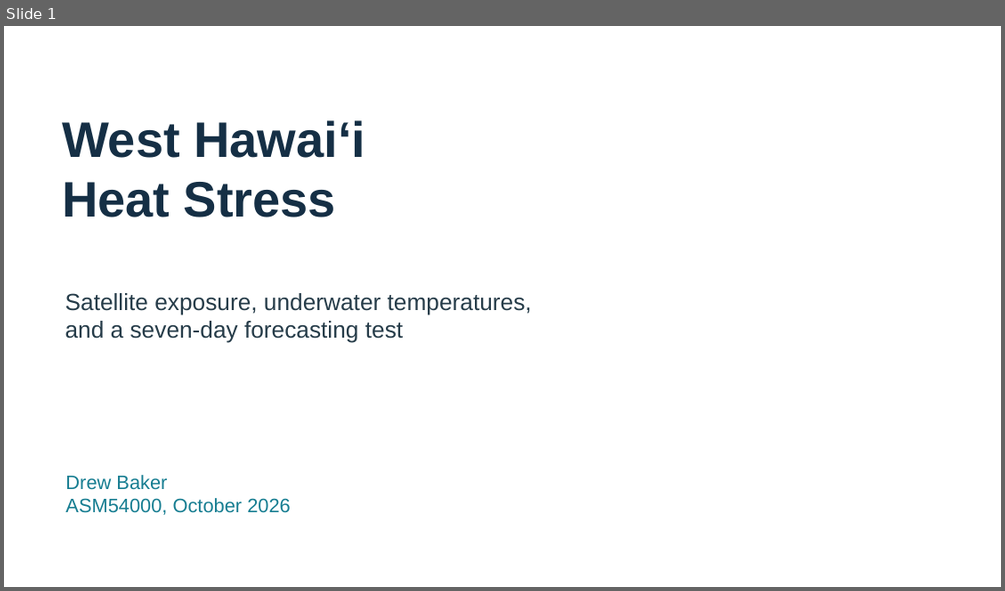
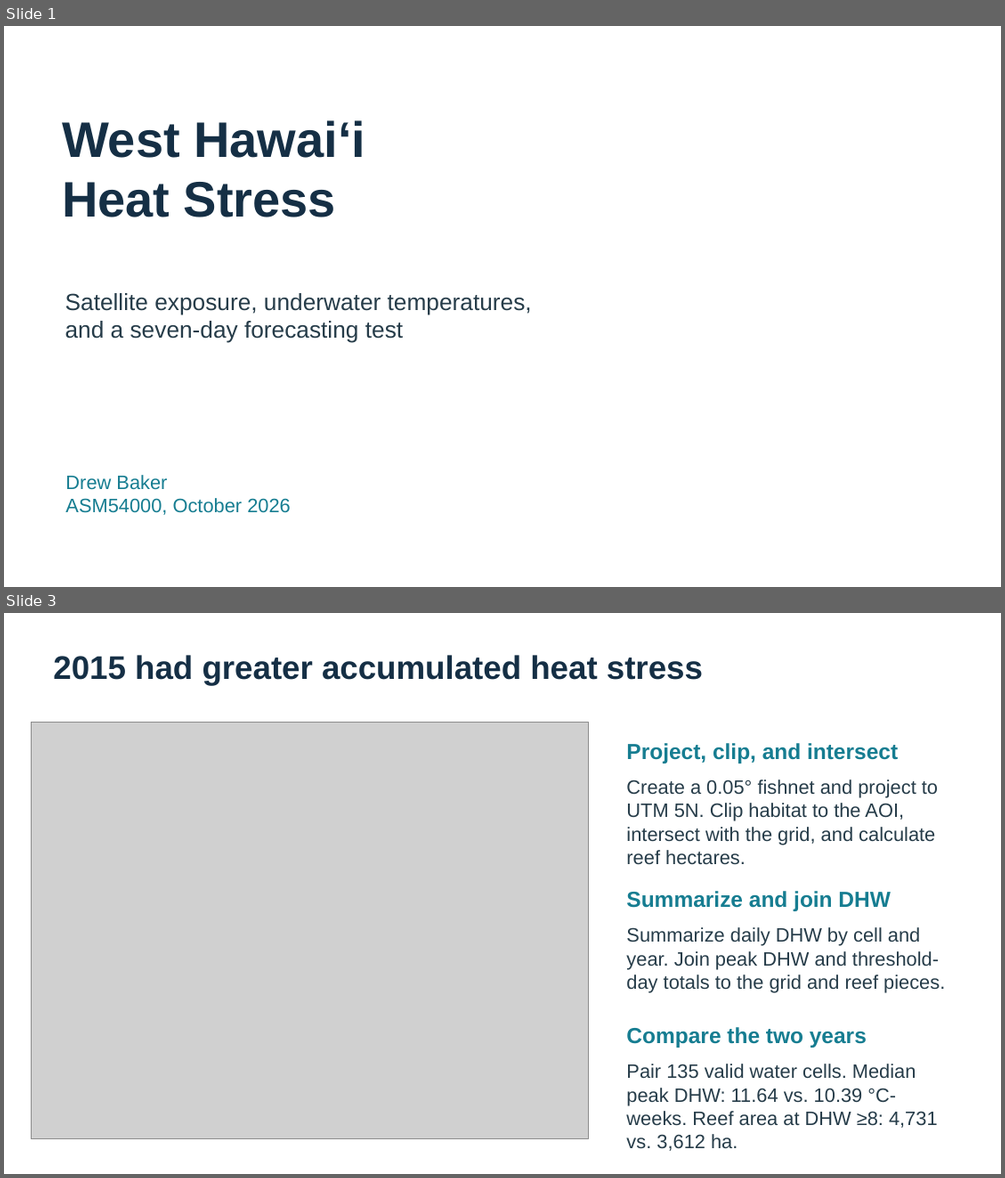
Before and after one commit to drwbkr1/West-Hawaii-Heat-Stress-ASM540, a slide deck: GISProjectDrewBaker/Documentation/GISPresentationDrewBaker.pptx. Shown one above the other, each under a label of ours: slide 1 before the commit, slides 1 and 3 after it; the slides between them are not shown. The pictures are 1005x591 and 1005x1178 pixels, drawn with LibreOffice and Linux fonts; fonts in the diff are those of the drawing; grey boxes stand for pictures. Boxes give left, top, right and bottom in pixels: in the first picture for what was removed or moved away, otherwise in the second. Text is boxed around its words. In the diff, an @@ line names an element or a change of style, - is before the commit and + after.

```diff
--- a/GISProjectDrewBaker/Documentation/GISPresentationDrewBaker.pptx
+++ b/GISProjectDrewBaker/Documentation/GISPresentationDrewBaker.pptx
@@ slide 3 added at (4, 613, 1001, 1174), background #FFFFFF @@
@@ text added at (53, 655, 703, 685), 31.5 pt, text #152F45, bold @@
+2015 had greater accumulated heat stress
@@ picture added at (31, 722, 588, 1139) @@
@@ text added at (626, 743, 898, 763), 21 pt, text #167D91, bold @@
+Project, clip, and intersect
@@ text added at (626, 779, 938, 865), 18.8 pt, text #263C49 @@
+Create a 0.05° fishnet and project to UTM 5N. Clip habitat to the AOI, intersect with the grid, and calculate reef hectares.
@@ text added at (626, 891, 890, 911), 21 pt, text #167D91, bold @@
+Summarize and join DHW
@@ text added at (626, 927, 945, 993), 18.8 pt, text #263C49 @@
+Summarize daily DHW by cell and year. Join peak DHW and threshold-day totals to the grid and reef pieces.
@@ text added at (626, 1027, 866, 1047), 21 pt, text #167D91, bold @@
+Compare the two years
@@ text added at (626, 1063, 938, 1151), 18.8 pt, text #263C49 @@
+Pair 135 valid water cells. Median peak DHW: 11.64 vs. 10.39 °C-weeks. Reef area at DHW ≥8: 4,731 vs. 3,612 ha.
```
Also in this commit, not shown: 1 slide changed, 3 other slides added, 4 slides removed, 1 other file.
